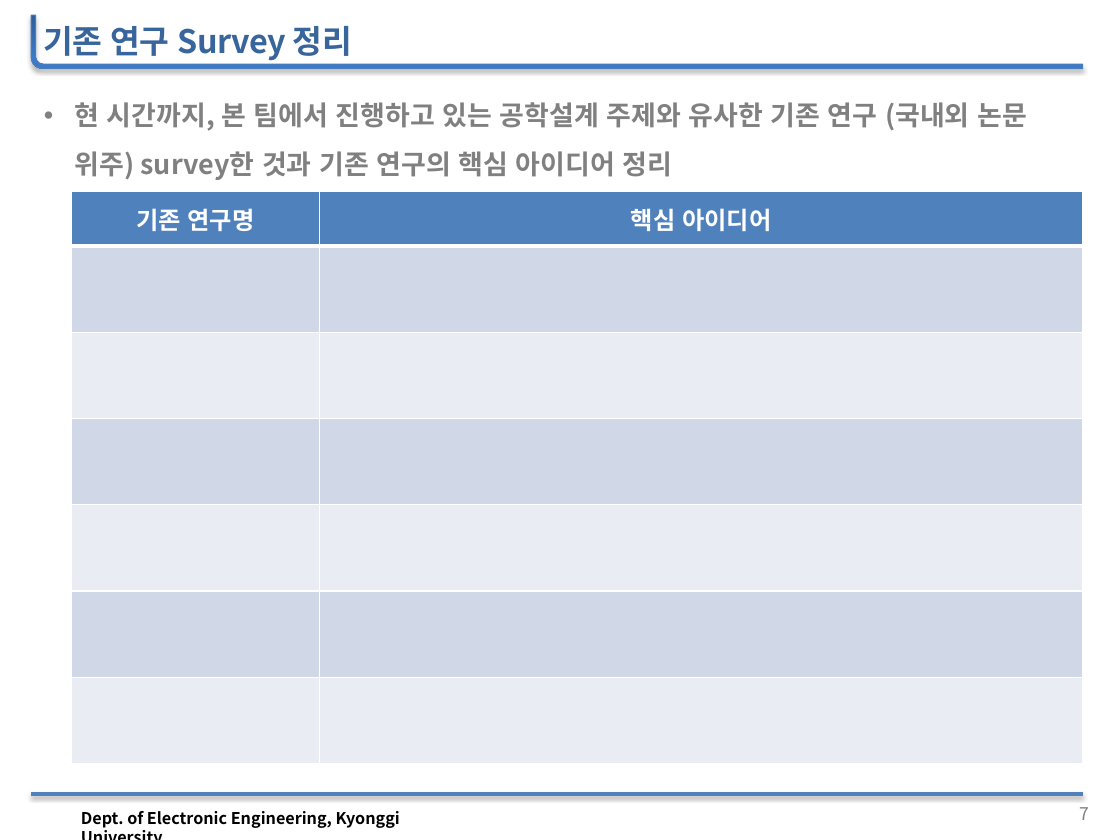
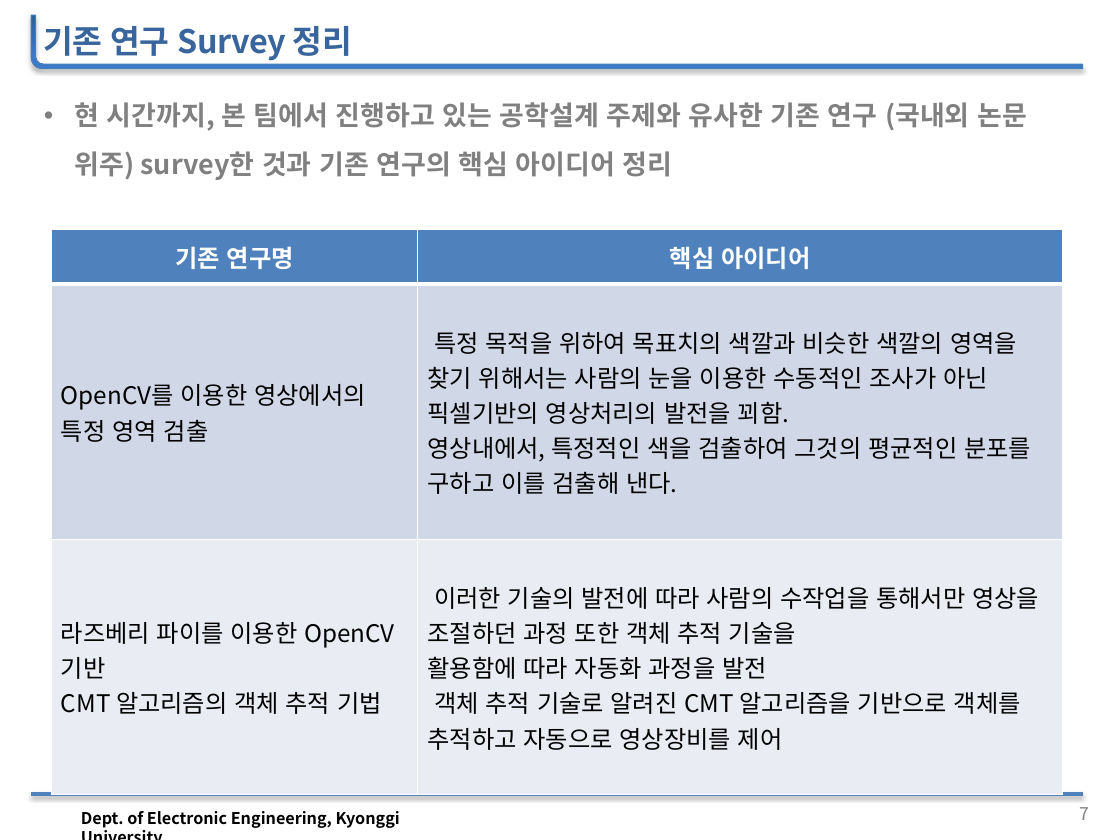
Before and after one commit to woojin1027/THE-FACO, a slide deck: slide 8 of 공학설계 자료/공학설계_중간보고_발표자료.pptx. Drawn at 1120x840 pixels with LibreOffice and Linux fonts; fonts in the diff are those of the drawing; background and template pictures are left out. Boxes give left, top, right and bottom in pixels: in the first picture for what was removed or moved away, otherwise in the second. Text is boxed around its words. In the diff, an @@ line names an element or a change of style, - is before the commit and + after.

```diff
--- a/공학설계 자료/공학설계_중간보고_발표자료.pptx
+++ b/공학설계 자료/공학설계_중간보고_발표자료.pptx
@@ table at [51, 229, 1063, 754] @@
-row 2:  | 
-row 3:  | 
-row 4:  | 
-row 5:  | 
-row 6:  | 
-row 7:  | 
+row 2: OpenCV를 이용한 영상에서의 특정 영역 검출 | 특정 목적을 위하여 목표치의 색깔과 비슷한 색깔의 영역을 찾기 위해서는 사람의 눈을 이용한 수동적인 조사가 아닌 픽셀기반의 영상처리의 발전을 꾀함. / 영상내에서, 특정적인 색을 검출하여 그것의 평균적인 분포를 구하고 이를 검출해 낸다.
+row 3: 라즈베리 파이를 이용한 OpenCV 기반 / CMT 알고리즘의 객체 추적 기법 | 이러한 기술의 발전에 따라 사람의 수작업을 통해서만 영상을 조절하던 과정 또한 객체 추적 기술을 / 활용함에 따라 자동화 과정을 발전 / 객체 추적 기술로 알려진 CMT 알고리즘을 기반으로 객체를 추적하고 자동으로 영상장비를 제어
@@ table: place and size @@
-table at [72, 191, 1083, 764]
+table at [51, 229, 1063, 754]
```
Also in this commit, not shown: 1 other slide changed, 1 slide added, 2 other files.
